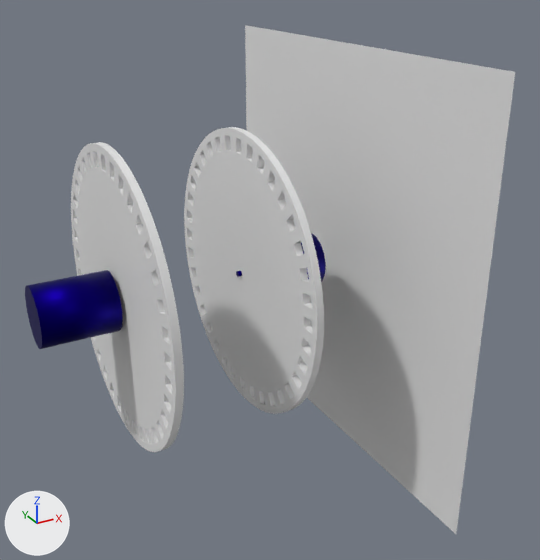
One commit to the Blender file PDI/disc_demonstrator.blend: the scene before it, then after it.
Both versions are drawn from a 50 mm camera at (-0.096, -0.432, 0.206) aimed at (0.129, -0.022, 0.001). The axes (+X, +Y, +Z) are drawn at lower left. The lights are the same throughout. Both versions are drawn at frame 60 of the action 'Disc.001Action'; the numbers are the values there.

Script lines for the objects in view, before the commit:
```python
mat_motor = principled_material('Motor')
mat_motor.base_color = (0.00364, 0.0, 0.173)  # dark blue #0c0074
mat_motor.metallic = 1.0
me_cylinder_004 = bpy.data.meshes.new('Cylinder.004')
me_cylinder_004.from_pydata(...)  # 798 vertices, 432 faces; spans x -0.003..0.003, y -0.1..0.1, z -0.1..0.1
me_cylinder_007 = bpy.data.meshes.new('Cylinder.007')
me_cylinder_007.from_pydata(...)  # 225 vertices, 116 faces; spans x -0.025..0.035, y -0.02..0.02, z -0.02..0.02
me_cylinder_007.materials.append(mat_motor)  # dark blue #0c0074
me_cylinder_008 = bpy.data.meshes.new('Cylinder.008')
me_cylinder_008.from_pydata(...)  # 798 vertices, 432 faces; spans x -0.003..0.003, y -0.1..0.1, z -0.1..0.1
me_cylinder_009 = bpy.data.meshes.new('Cylinder.009')
me_cylinder_009.from_pydata(...)  # 225 vertices, 116 faces; spans x -0.035..0.025, y -0.02..0.02, z -0.02..0.02
me_cylinder_009.materials.append(mat_motor)  # dark blue #0c0074
me_plane_003 = bpy.data.meshes.new('Plane.003')
me_plane_003.from_pydata([(0.2, -0.15, 0.15), (0.2, -0.15, -0.15), (0.2, 0.15, 0.15), (0.2, 0.15, -0.15)], [], [(0, 1, 3, 2)])
ob_disc = bpy.data.objects.new('Disc', me_cylinder_004)
ob_disc.location = (0.03, 0.0, 0.0)
ob_disc.rotation_euler = (1.571, 0.0, 0.0)  # degrees (90, 0, 0)
ob_disc_001 = bpy.data.objects.new('Disc.001', me_cylinder_008)
ob_disc_001.location = (0.12, 0.0, 0.0)
ob_disc_001.rotation_euler = (-3.142, 0.0, 0.0)  # degrees (-180, 0, 0)
ob_motor = bpy.data.objects.new('Motor', me_cylinder_007)
ob_motor.location = (0.0, 0.0, 0.0)
ob_motor_001 = bpy.data.objects.new('Motor.001', me_cylinder_009)
ob_motor_001.location = (0.15, 0.0, 0.0)
ob_plane = bpy.data.objects.new('Plane', me_plane_003)
ob_plane.location = (0.0, 0.0, 0.0)
```
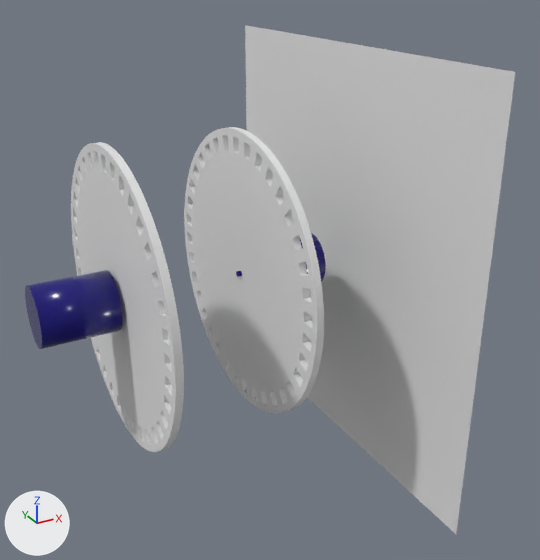
Changed parts and their boxes [x1, y1, x2, y2] in the pictures (540 x 560 px):
```json
{"object": "Disc.001", "change": "turned", "before": [184, 127, 324, 414], "after": [184, 127, 324, 414]}
{"object": "Disc", "change": "turned", "before": [71, 142, 184, 452], "after": [71, 142, 184, 452]}
{"object": "Motor", "change": "surface changed", "before": [25, 270, 123, 349], "after": [25, 270, 123, 349]}
{"object": "Motor.001", "change": "surface changed", "before": [236, 233, 326, 279], "after": [236, 233, 326, 279]}
```

Edits to the scene script, one JSON object a line:
```json
{"op": "set", "path": "mat_motor.metallic", "old": "1.0", "new": "0.0"}
{"op": "set", "path": "mat_motor.roughness", "old": "0.5", "new": "0.2"}
{"op": "set", "path": "ob_disc.rotation_euler", "old": "(1.571, 0.0, 0.0)", "new": "(0.882, 0.0, 0.0)", "note": "degrees (90, 0, 0) -> degrees (51, 0, 0)"}
{"op": "set", "path": "ob_disc_001.rotation_euler", "old": "(-3.142, 0.0, 0.0)", "new": "(-1.784, 0.0, 0.0)", "note": "degrees (-180, 0, 0) -> degrees (-102, 0, 0)"}
```
